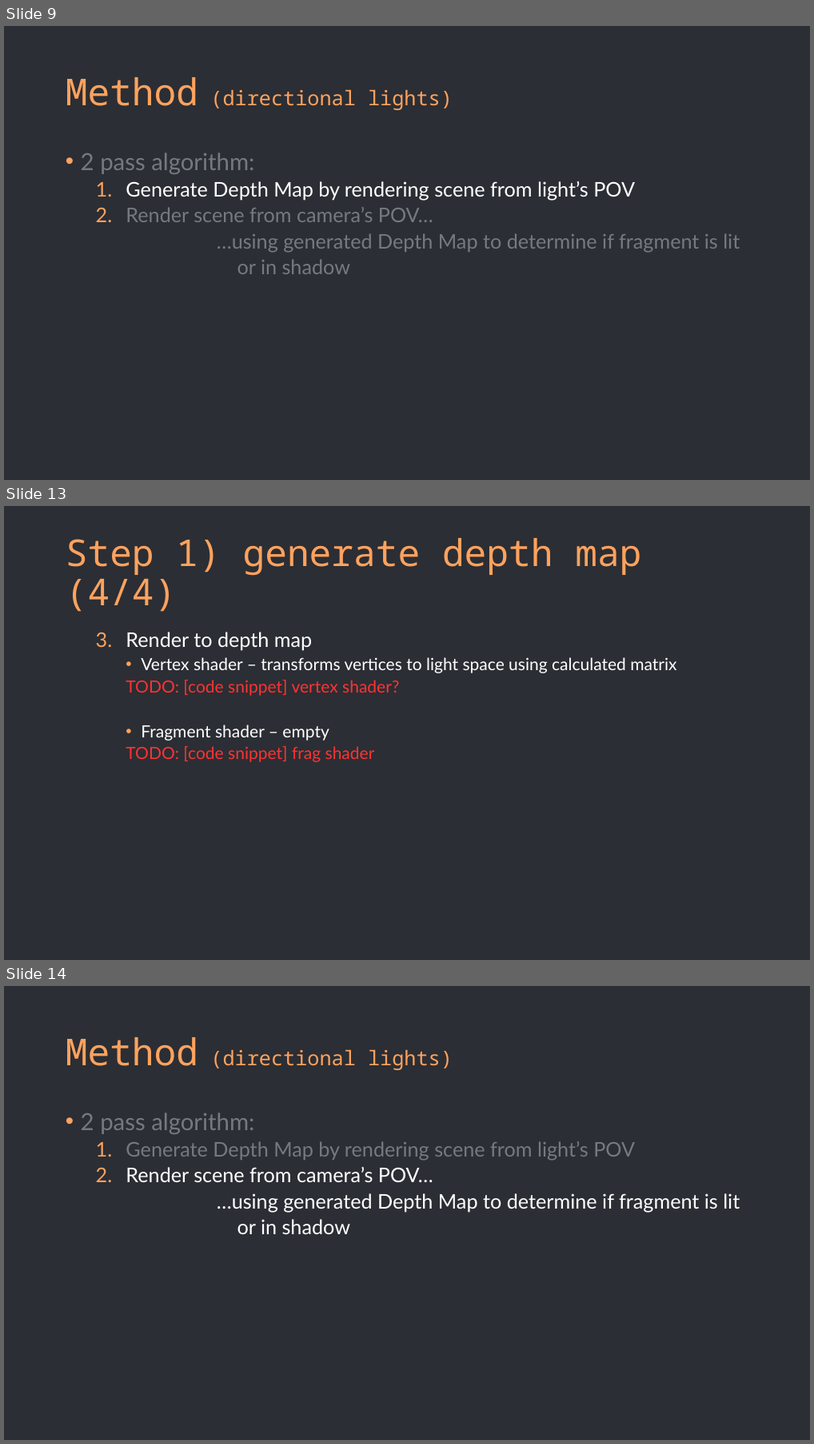
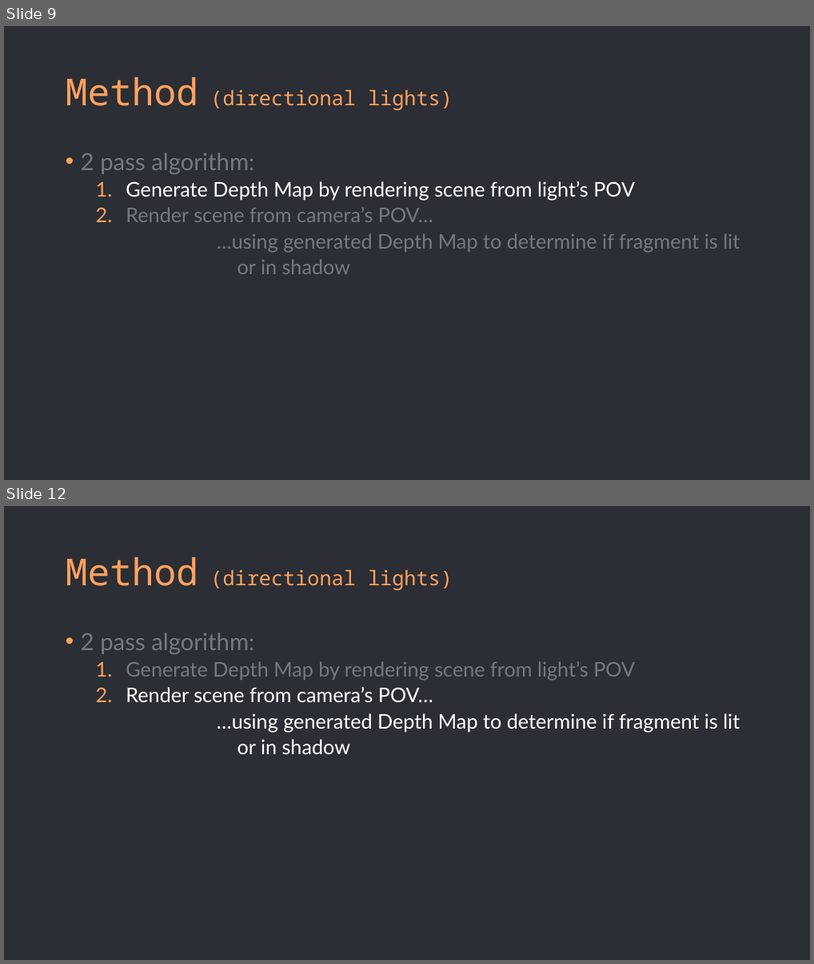
Before and after one commit to Alba-NR/ShadowMapping_TechTalk, a slide deck: slides/slides.pptx. Shown one above the other, each under a label of ours: slides 9, 13 and 14 before the commit, slides 9 and 12 after it; the slides between them are not shown. The pictures are 814x1444 and 814x964 pixels, drawn with LibreOffice and Linux fonts; fonts in the diff are those of the drawing. Boxes give left, top, right and bottom in pixels: in the first picture for what was removed or moved away, otherwise in the second. Text is boxed around its words. In the diff, an @@ line names an element or a change of style, - is before the commit and + after.

```diff
--- a/slides/slides.pptx
+++ b/slides/slides.pptx
@@ slide 13 removed at (4,506,810,960), background #2B2E34 @@
@@ title removed at (66,538,642,612) @@
-Step 1) generate depth map (4/4)
@@ text removed at (126,632,677,762) @@
-  3. Render to depth map
-    • Vertex shader – transforms vertices to light space using calculated matrix
-    TODO: [code snippet] vertex shader?
-    • Fragment shader – empty
-    TODO: [code snippet] frag shader
@@ what was slide 14 is now slide 12 @@
```
Also in this commit, not shown: 3 slides changed, 2 slides added, 1 other slide removed.
